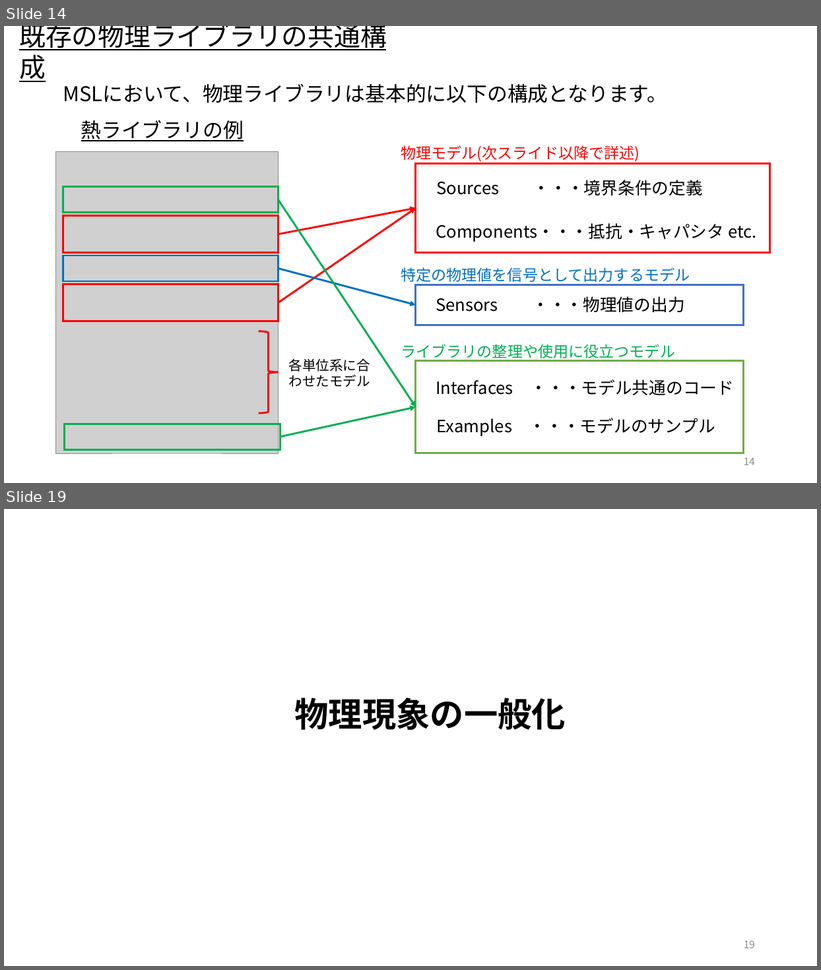
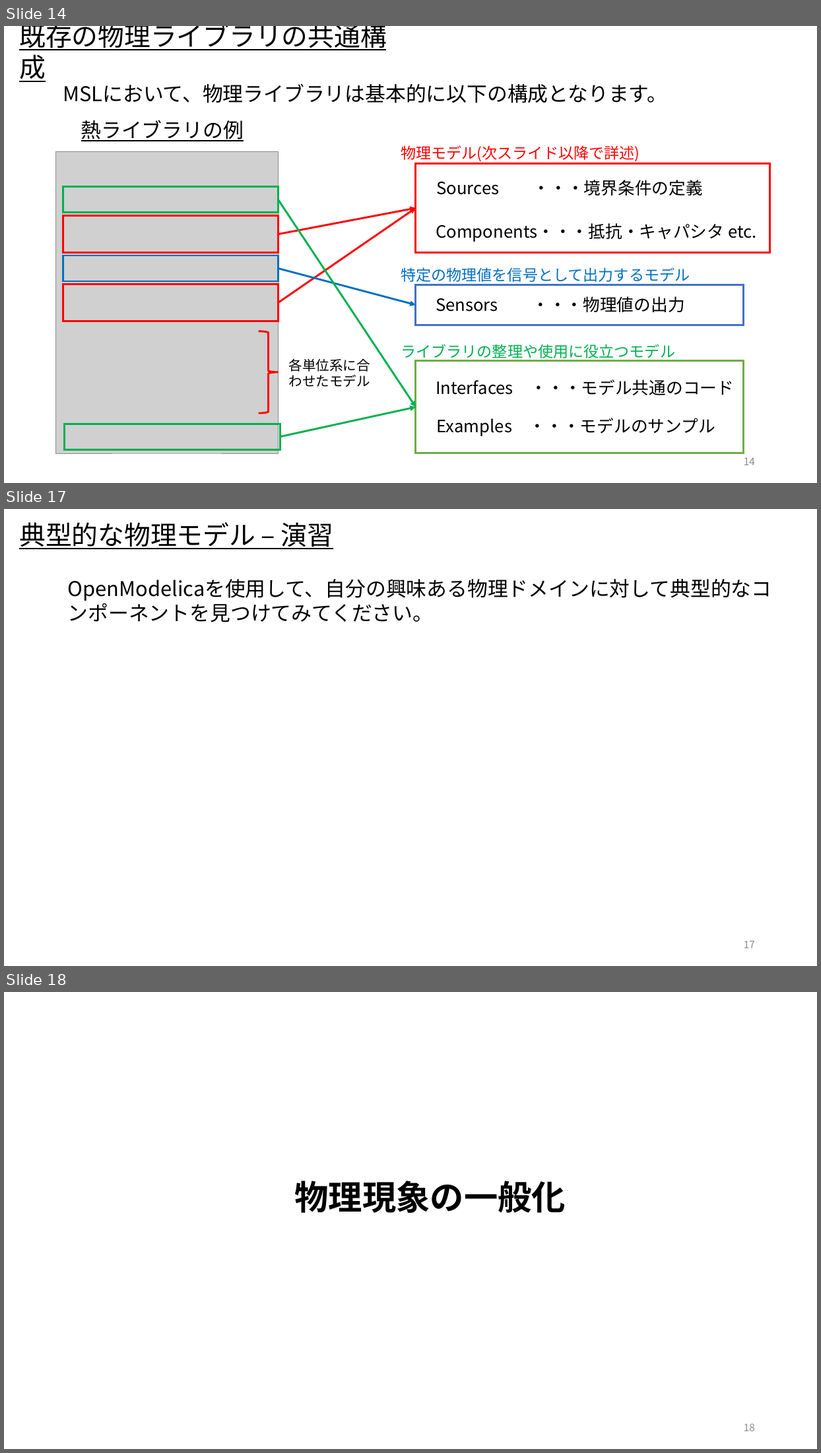
Before and after one commit to UedaShigenori/OpenModelica_Tutorials_Ja, a slide deck: Dev/7_PhysicsDomainModel/OpenModelica_Tutorials_7_PlantModel.pptx. Shown one above the other, each under a label of ours: slides 14 and 19 before the commit, slides 14, 17 and 18 after it; the slides between them are not shown. The pictures are 821x970 and 821x1453 pixels, drawn with LibreOffice and Linux fonts; fonts in the diff are those of the drawing; grey boxes stand for pictures. Boxes give left, top, right and bottom in pixels: in the first picture for what was removed or moved away, otherwise in the second. Text is boxed around its words. In the diff, an @@ line names an element or a change of style, - is before the commit and + after.

Commit message:
プラントモデルの作り方修正

```diff
--- a/Dev/7_PhysicsDomainModel/OpenModelica_Tutorials_7_PlantModel.pptx
+++ b/Dev/7_PhysicsDomainModel/OpenModelica_Tutorials_7_PlantModel.pptx
@@ slide 17 added at <box>4,509,817,966</box>, background #FFFFFF @@
@@ text added at <box>19,522,334,549</box>, 31 pt, text #000000, underline @@
+典型的な物理モデル – 演習
@@ text added at <box>68,579,772,623</box>, 24 pt, text #000000 @@
+OpenModelicaを使用して、自分の興味ある物理ドメインに対して典型的なコンポーネントを見つけてみてください。
@@ page number added at <box>744,941,755,949</box>, 12 pt, text #8C8C8C @@
+17
@@ what was slide 19 is now slide 18 @@
@@ page number at <box>744,1424,755,1432</box>: text changed @@
-19
+18
```
Also in this commit, not shown: 9 slides changed, 2 other slides added, 2 slides removed, 1 other file.
